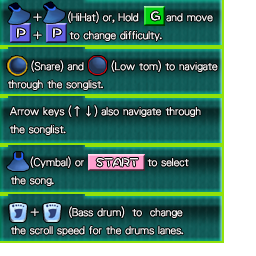
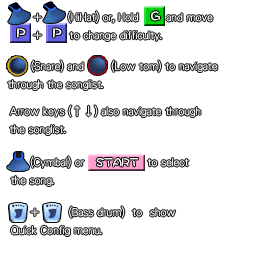
Layers edited between the first and the second 256x256 image:
renamed "+ (Bass drum) to change the scroll speed for the drum" to "+ (Bass drum) to show Quick Config menu.", painted on it over [10, 206, 184, 236]
hid "背景" over [0, 0, 224, 243]
